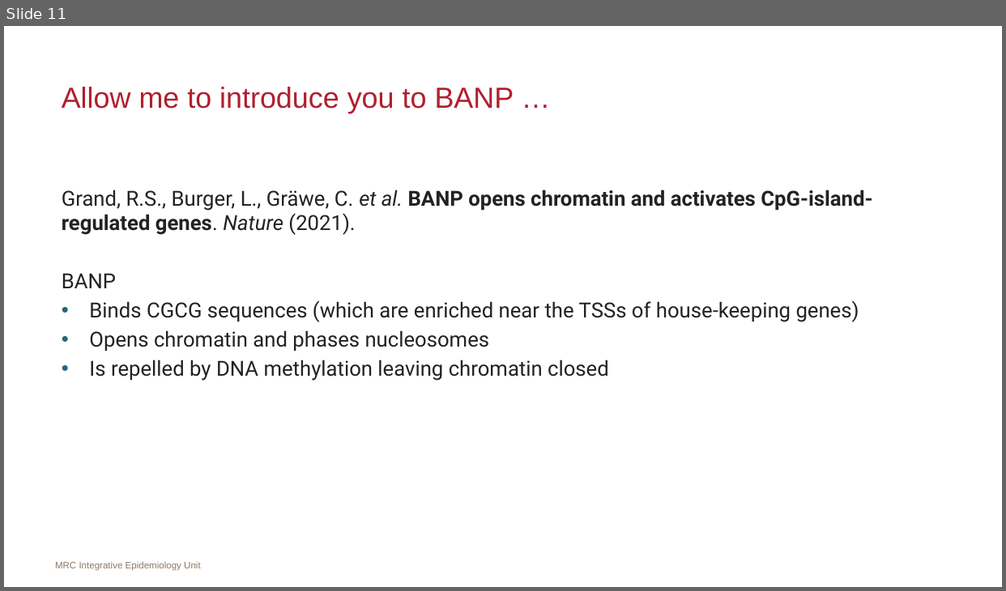
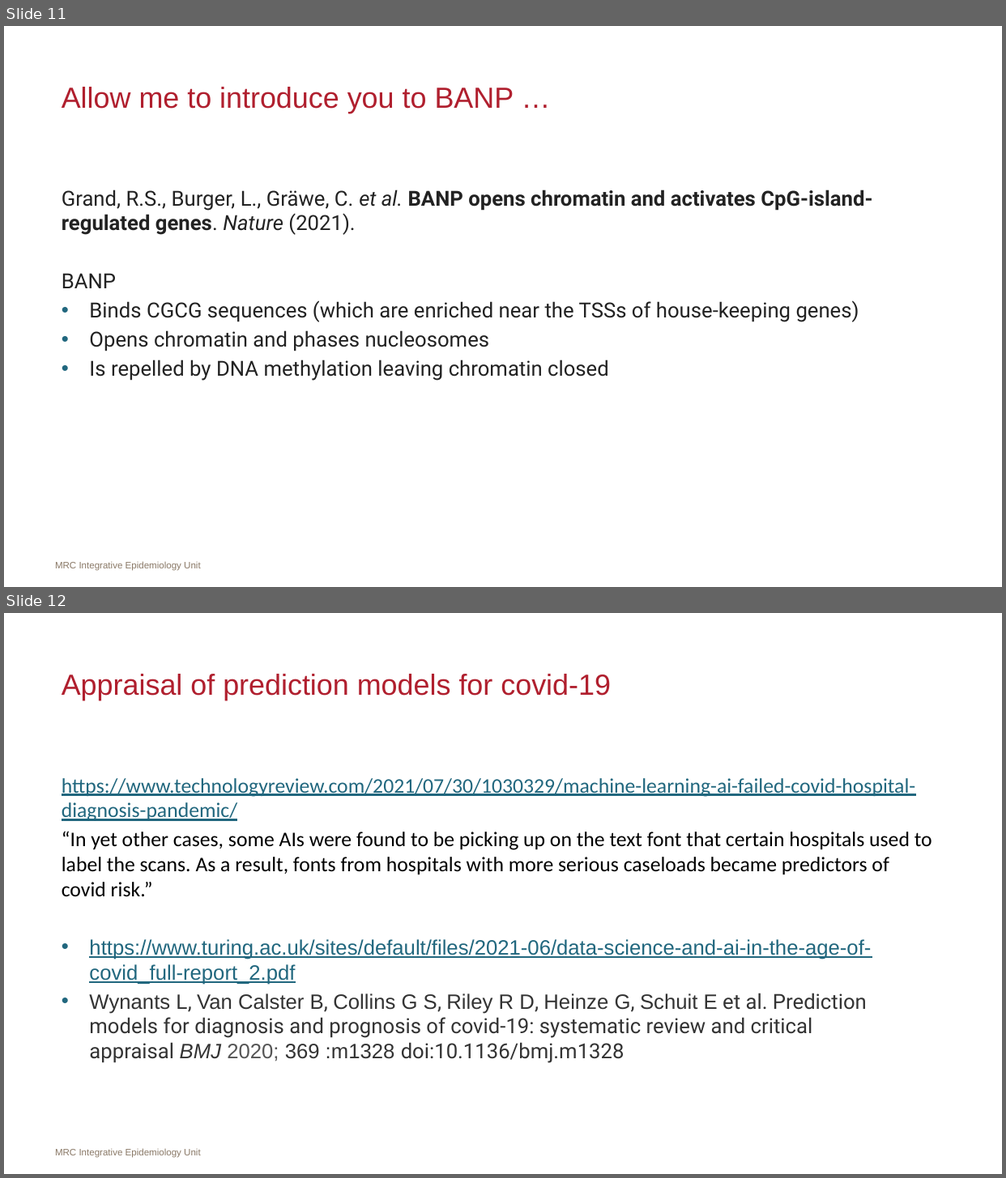
Before and after one commit to MRCIEU/epigenetics-journal-club, a slide deck: docs/presentations/20210726/slides.pptx. Shown one above the other, each under a label of ours: slide 11 before the commit, slides 11 and 12 after it. The pictures are 1006x591 and 1006x1178 pixels, drawn with LibreOffice and Linux fonts; fonts in the diff are those of the drawing. Boxes give left, top, right and bottom in pixels: in the first picture for what was removed or moved away, otherwise in the second. Text is boxed around its words. In the diff, an @@ line names an element or a change of style, - is before the commit and + after.

Commit message:
new presentation

```diff
--- a/docs/presentations/20210726/slides.pptx
+++ b/docs/presentations/20210726/slides.pptx
@@ slide 12 added at [4,613,1002,1174], background #FFFFFF; not listed: 1 template element that a slide beside it also shows @@
@@ title added at [62,674,611,700], 28 pt, text #B01F2E @@
+Appraisal of prediction models for covid-19
@@ text added at [62,778,932,1063], 20 pt, text #21677E @@
+https://www.technologyreview.com/2021/07/30/1030329/machine-learning-ai-failed-covid-hospital-diagnosis-pandemic/
+“In yet other cases, some AIs were found to be picking up on the text font that certain hospitals used to label the scans. As a result, fonts from hospitals with more serious caseloads became predictors of covid risk.”
+• https://www.turing.ac.uk/sites/default/files/2021-06/data-science-and-ai-in-the-age-of-covid_full-report_2.pdf
+• Wynants L, Van Calster B, Collins G S, Riley R D, Heinze G, Schuit E et al. Prediction models for diagnosis and prognosis of covid-19: systematic review and critical appraisal BMJ 2020; 369 :m1328 doi:10.1136/bmj.m1328
```
Also in this commit, not shown: 1 other file.
